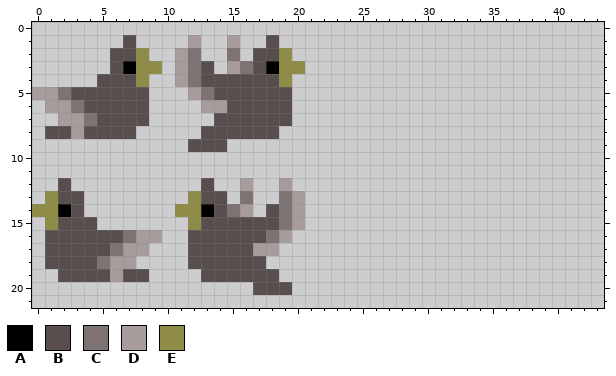
File history of a pixel-art sprite, Bounce/res/drawable-mdpi/pigeon_sheet_big.png. The first picture shows the starting point.
The file is 176x88 pixels, drawn in blocks of 4x4; one block is one cell here.
Palette (. is transparent): A #000000  B #584e4e  C #7e7373  D #a79b9b  E #8f8c47
Pixels before, first column x 0:
 1 .......B....D..D..B..
 2 ......BBE..DC..C.BBE.
 3 ......BAEE.DCB.DCBAEE
 4 .....BBBE..DCBBBBBBE.
 5 DDCBBBBBB...DCBBBBBB.
 6 .DDCBBBBB....DDBBBBB.
 7 ..DDCBBBB.....BBBBBB.
 8 .BBDBBBB.....BBBBBB..
 9 ............BBB......
10 .....................
11 .....................
12 ..B..........B..D..D.
13 .EBB........EBB.C..CD
14 EEAB.......EEABCD.BCD
15 .EBBB.......EBBBBBBCD
16 .BBBBBBCDD..BBBBBBCD.
17 .BBBBBCDD...BBBBBDD..
18 .BBBBCDD....BBBBBB...
19 ..BBBBDBB....BBBBBB..
20 .................BBB.
After:
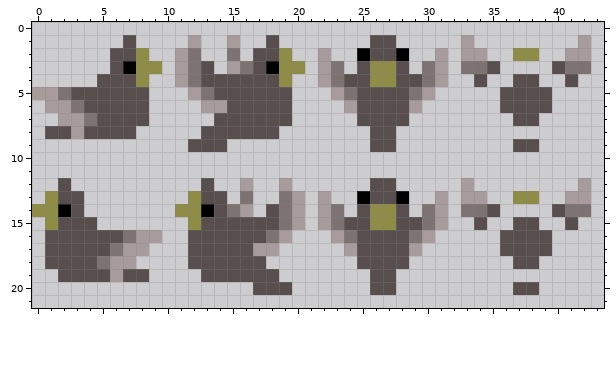
Difference:
Changed rows in their new state; - is an unchanged pixel.
first column x 22:
 1 ----BB-----D--------D
 2 D--ABBA--D-DD--EE--DD
 3 DC-BEEB-CD-CCB----BCC
 4 DCBBEEBBCD--B--BB--B-
 5 -DCBBBBCD-----BBBB---
 6 --DBBBBD------BBBB---
 7 ---BBBB--------BB----
 8 ----BB---------------
 9 ----BB---------BB----
12 ----BB-----D--------D
13 D--ABBA--D-DD--EE--DD
14 DC-BEEB-CD-CCB----BCC
15 DCBBEEBBCD--B--BB--B-
16 -DCBBBBCD-----BBBB---
17 --DBBBBD------BBBB---
18 ---BBBB--------BB----
19 ----BB---------------
20 ----BB---------BB----
Pixel boxes of the changes (left, top, right, bottom) in both pictures:
added: (318, 35, 591, 295)
